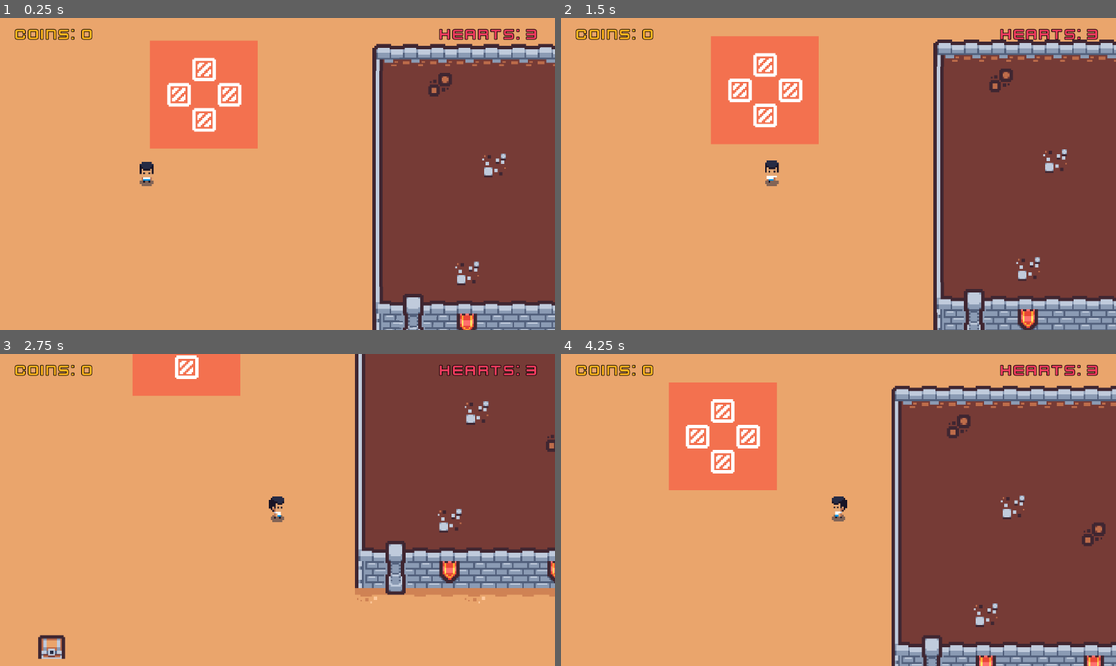
Above: before the commit, frames 1-4 (two rows, left to right).
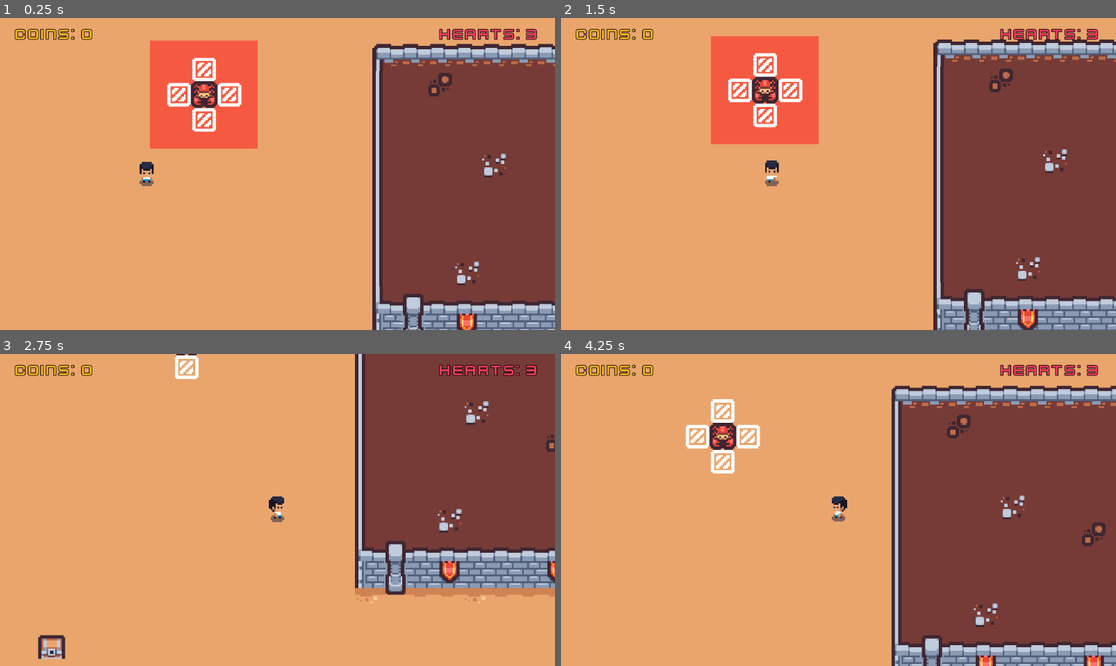
Above: after the commit, the same moments.

Repository: ki8yk8/game-dev-resolution
Game: Godot game, scene res://scenes/game_play.tscn
The game is run twice, just before and just after one commit, with the same random seed, the same clock (stepped at 60 frames per second) and the same inputs.
Inputs (mouse positions are in pixels of both pictures, inside the frame that each line leads up to):
- Up to frame 1 (0.25 s): no input
- Up to frame 2 (1.5 s): tap Enter at 0.5 s; move the mouse to (960, 158) at 0.52 s; hold D (right) 0.53-1.28 s; tap Space (action) at 0.6 s; click (960, 158) at 0.67 s; move the mouse to (727, 189) at 1.27 s; hold Down (down) from 1.28 s (still down); tap Alt at 1.35 s
- Up to frame 3 (2.75 s): move the mouse to (333, 441) at 2.02 s; release Down (down) at 2.03 s; hold D (right) from 2.03 s (still down); tap Shift at 2.1 s
- Up to frame 4 (4.25 s): move the mouse to (810, 572) at 2.77 s; release D (right) at 2.78 s; hold Up (up) 2.78-3.53 s; tap Space (action) at 2.85 s; click (810, 572) at 2.92 s; move the mouse to (1005, 556) at 3.52 s; hold A (left) from 3.53 s (still down); tap Alt at 3.6 s

The runs differ from the first frame. In frame 1, 0.4% of the frame differs, in the area x 34-40%, y 20-29%; in frame 2, 0.4%; in frame 3, 2.4%; in frame 4, 5.9%, in the area x 19-39%, y 9-44%.

Commit message:
adds blinking aniation

Diff:
--- /dev/null
+++ b/scenes/scorpion.tscn
@@ -0,0 +1,21 @@
+[gd_scene format=3 uid="uid://be6c50fygmnyv"]
+
+[ext_resource type="Texture2D" uid="uid://6bw8exb71kll" path="res://assets/png/dungeon/tilemap.png" id="1_uytbs"]
+[ext_resource type="Script" uid="uid://ccodwg3b1dbtx" path="res://scripts/scorpion.gd" id="1_wes4n"]
+
+[sub_resource type="AtlasTexture" id="AtlasTexture_wes4n"]
+atlas = ExtResource("1_uytbs")
+region = Rect2(34, 153, 16, 16)
+
+[sub_resource type="CircleShape2D" id="CircleShape2D_mcw2v"]
+
+[node name="Scorpion" type="CharacterBody2D" unique_id=239631876]
+collision_layer = 4
+collision_mask = 2
+script = ExtResource("1_wes4n")
+
+[node name="Sprite2D" type="Sprite2D" parent="." unique_id=2112773661]
+texture = SubResource("AtlasTexture_wes4n")
+
+[node name="CollisionShape2D" type="CollisionShape2D" parent="." unique_id=401624653]
+shape = SubResource("CircleShape2D_mcw2v")
--- a/scenes/scorpion_trap.tscn
+++ b/scenes/scorpion_trap.tscn
@@ -3,9 +3,48 @@
 [ext_resource type="PackedScene" uid="uid://xlg1sbpbo6nk" path="res://scenes/glass.tscn" id="1_nxhl3"]
 [ext_resource type="Script" uid="uid://c1b7k651ufok0" path="res://scripts/scorpion_trap.gd" id="1_xhclf"]
 [ext_resource type="AudioStream" uid="uid://0v5xr61tewia" path="res://assets/sounds/shatter.mp3" id="3_7wxsm"]
+[ext_resource type="PackedScene" uid="uid://be6c50fygmnyv" path="res://scenes/scorpion.tscn" id="4_yegrk"]
 
 [sub_resource type="RectangleShape2D" id="RectangleShape2D_nxhl3"]
 size = Vector2(64, 64)
+
+[sub_resource type="Animation" id="Animation_nqfpo"]
+length = 0.001
+tracks/0/type = "value"
+tracks/0/imported = false
+tracks/0/enabled = true
+tracks/0/path = NodePath("Polygon2D:color:a")
+tracks/0/interp = 1
+tracks/0/loop_wrap = true
+tracks/0/keys = {
+"times": PackedFloat32Array(0),
+"transitions": PackedFloat32Array(1),
+"update": 1,
+"values": [0.4]
+}
+
+[sub_resource type="Animation" id="Animation_yegrk"]
+resource_name = "blink"
+length = 0.53333336
+loop_mode = 2
+tracks/0/type = "value"
+tracks/0/imported = false
+tracks/0/enabled = true
+tracks/0/path = NodePath("Polygon2D:color:a")
+tracks/0/interp = 1
+tracks/0/loop_wrap = true
+tracks/0/keys = {
+"times": PackedFloat32Array(0, 0.5),
+"transitions": PackedFloat32Array(1, 1),
+"update": 1,
+"values": [0.5803922, 0.0]
+}
+
+[sub_resource type="AnimationLibrary" id="AnimationLibrary_nqfpo"]
+_data = {
+&"RESET": SubResource("Animation_nqfpo"),
+&"blink": SubResource("Animation_yegrk")
+}
 
 [node name="ScorpionTrap" type="Area2D" unique_id=1253077298]
 collision_mask = 2
@@ -13,7 +52,7 @@
 
 [node name="Polygon2D" type="Polygon2D" parent="." unique_id=1290835049]
 color = Color(1, 0.13999999, 0.13999999, 0.4)
-polygon = PackedVector2Array(-32, -32, -32, 32, 32, 32, 32, -32)
+polygon = PackedVector2Array(32, -32, -32, -32, -32, 32, 32, 32)
 
 [node name="Glasses" type="Node2D" parent="." unique_id=2046716743]
 
@@ -35,5 +74,11 @@
 [node name="glassShatter" type="AudioStreamPlayer2D" parent="." unique_id=2111218498]
 stream = ExtResource("3_7wxsm")
 
+[node name="Scorpion" parent="." unique_id=239631876 instance=ExtResource("4_yegrk")]
+
+[node name="AnimationPlayer" type="AnimationPlayer" parent="." unique_id=1596952904]
+libraries/ = SubResource("AnimationLibrary_nqfpo")
+autoplay = &"blink"
+
 [connection signal="body_entered" from="." to="." method="_on_body_entered"]
 [connection signal="body_exited" from="." to="." method="_on_body_exited"]
--- /dev/null
+++ b/scripts/scorpion.gd
@@ -0,0 +1,2 @@
+extends CharacterBody2D
+class_name Scorpion
Not shown, added: scripts/scorpion.gd.uid
